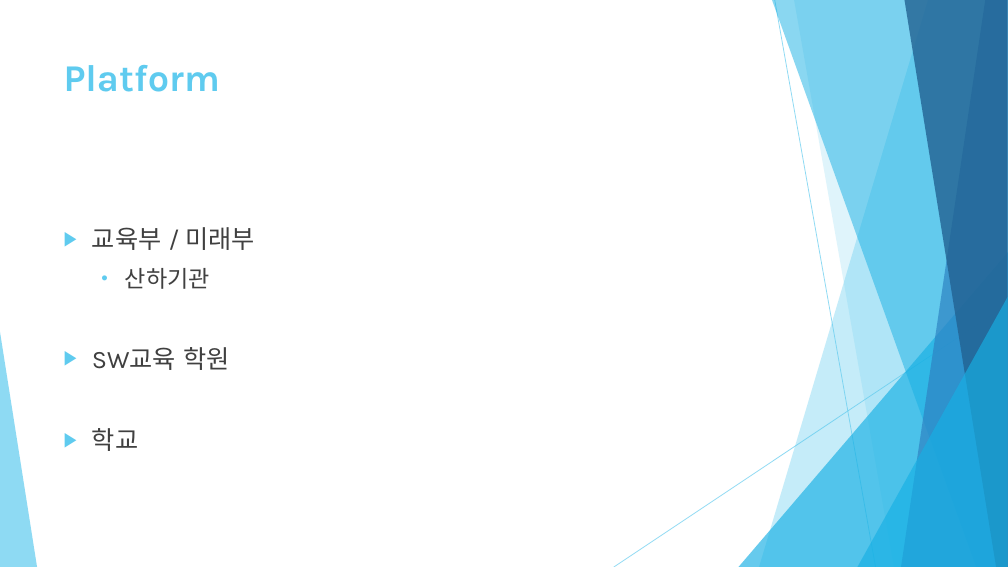
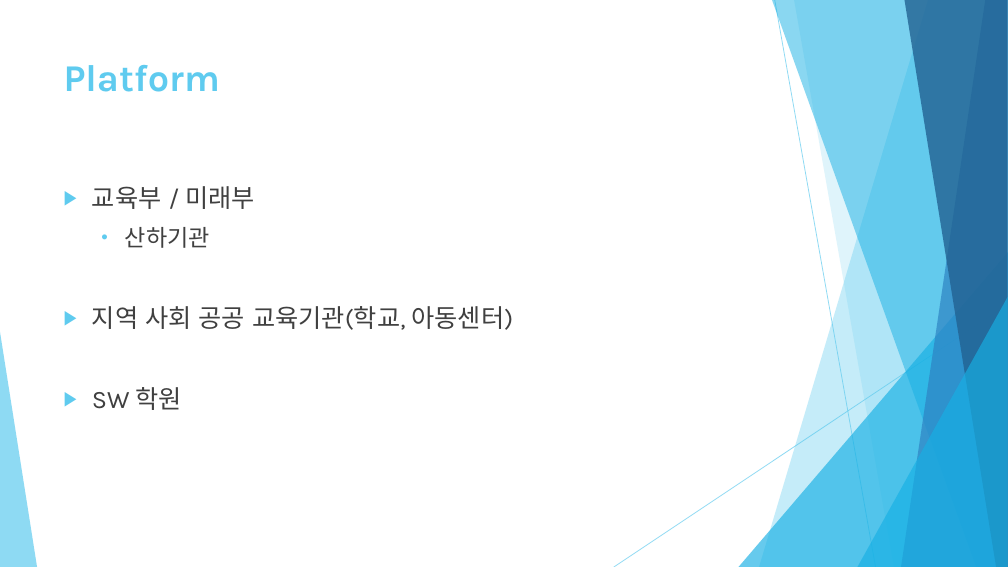
Before and after one commit to healjoo/smallprecious, a slide deck: slide 10 of 코딩교육용 퍼즐게임 제안서.pptx (slide 9 before the commit). Drawn at 1008x567 pixels with LibreOffice and Linux fonts; fonts in the diff are those of the drawing. Boxes give left, top, right and bottom in pixels: in the first picture for what was removed or moved away, otherwise in the second. Text is boxed around its words. In the diff, an @@ line names an element or a change of style, - is before the commit and + after.

```diff
--- a/코딩교육용 퍼즐게임 제안서.pptx
+++ b/코딩교육용 퍼즐게임 제안서.pptx
@@ text at [92,306,514,410]: text changed @@
-▶ SW교육 학원
-▶ 학교
+▶ 지역 사회 공공 교육기관(학교, 아동센터)
+▶ SW 학원
```
Also in this commit, not shown: 7 other slides changed, 2 slides added, 1 other file.
